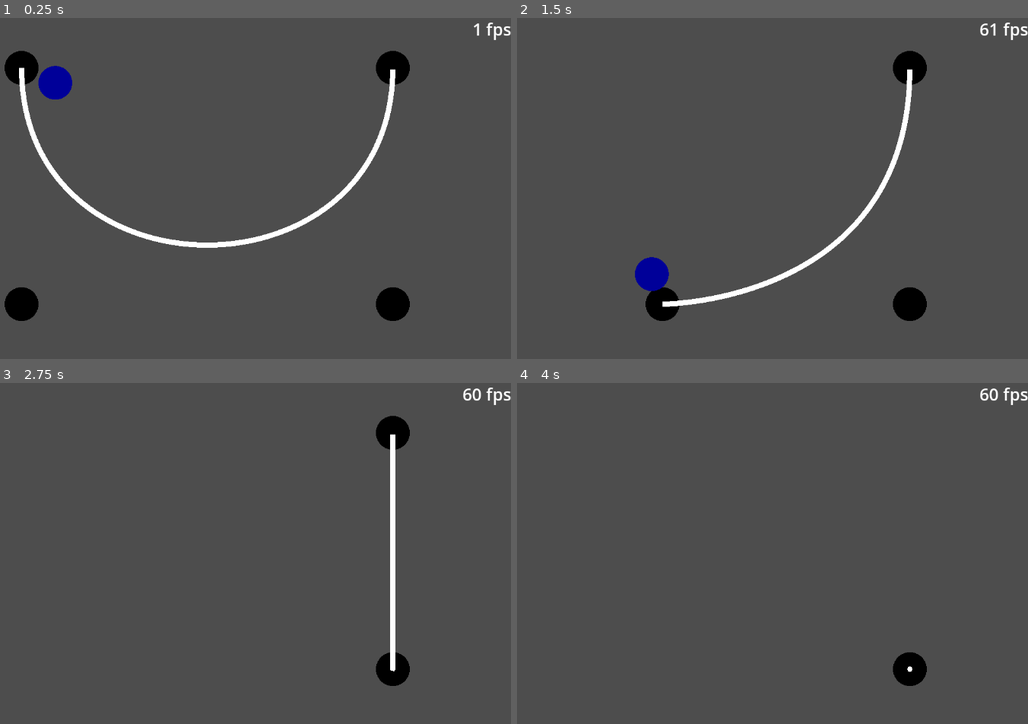
Above: before the commit, frames 1-4 (two rows, left to right).
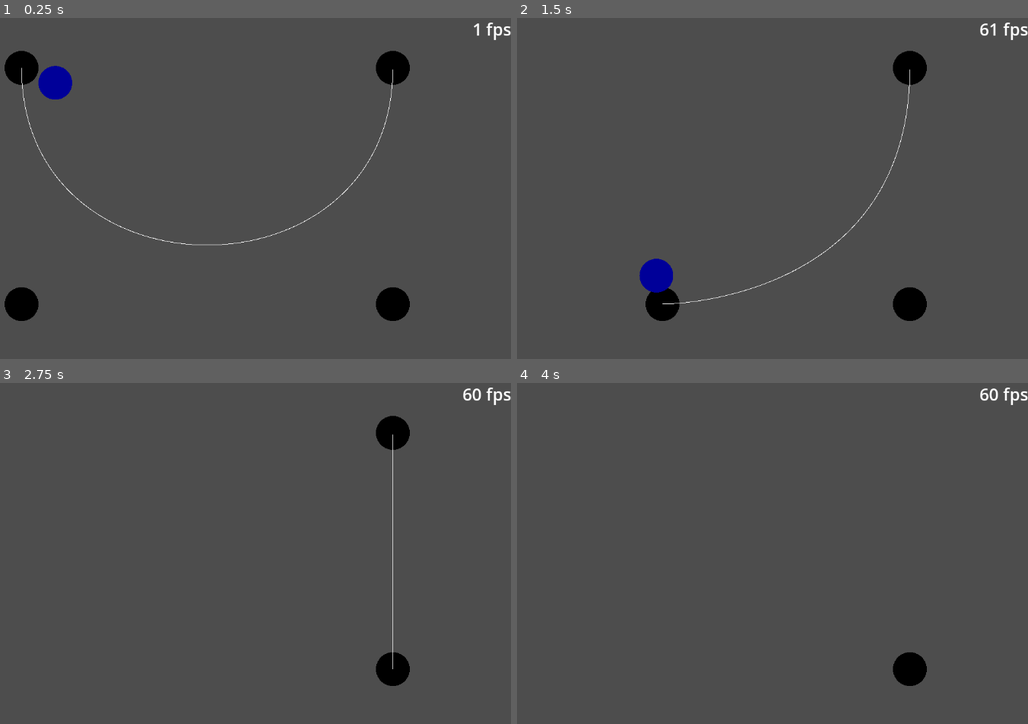
Above: after the commit, the same moments.

Repository: alideno/Godot-Cubic-Bezier-Curve-Generator
Game: Godot game, scene res://testing/testing_ground.tscn
Two runs of this game, one before a commit and one after it. Both use one fixed random seed, a clock stepped at 60 frames per second and the inputs below. Before the commit the project starts from res://testing_ground.tscn. The engine's default icon, where the game draws it, is replaced by a stand-in: a white triangle on a blue panel in a dark square.
Inputs (mouse positions are in pixels of both pictures, inside the frame that each line leads up to):
- Up to frame 1 (0.25 s): no input
- Up to frame 2 (1.5 s): drag from (537, 69) to (537, 304) at 0.52 s; drag from (537, 304) to (910, 304) at 1.27 s
- Up to frame 3 (2.75 s): click (393, 669) at 2.17 s
- Up to frame 4 (4 s): tap Enter at 2.75 s; drag from (910, 434) to (910, 669) at 2.77 s; tap Space at 3.5 s; move the mouse to (905, 604) at 3.52 s; click (905, 604) at 3.67 s

The runs differ from the first frame. In frame 1, 1.8% of the frame differs, in the area x 3-78%, y 14-68%; in frame 2, 1.4%; in frame 3, 0.7%; in frame 4, less than 0.1%.

Commit message:
replaced files

Diff:
--- a/scripts/cubic_bezier_curve.gd
+++ b/cubic_bezier_curve/cubic_bezier_curve.gd
@@ -1,3 +1,4 @@
+@tool
 extends Node2D
 
 @export var control_point1: Marker2D
@@ -5,13 +6,13 @@
 @export var control_point3: Marker2D
 @export var control_point4: Marker2D
 
-@export var step_size: float = 0.001
+var step_size: float = 0.001
 @export var width: float = 1.0
-@export var color: Color = Color.WHITE
+var color: Color = Color.WHITE
 
 @export var collision: bool = false
 
-var shader_res = preload("res://circle.gdshader")
+var shader_res = preload("res://testing/circle.gdshader")
 
 @onready var collision_shape : CollisionPolygon2D = $CollisionPolygon2D
 @onready var mesh_instance : MeshInstance2D = $MeshInstance2D
@@ -121,8 +122,8 @@
 		top_points.append_array(bottom_points)
 		collision_shape.set_deferred("polygon", top_points)
 
-	print("Initial vertex count: " + str(vertices.size()))
-	print("Final vertex count: " + str(final_vertices.size()))
+	#print("Initial vertex count: " + str(vertices.size()))
+	#print("Final vertex count: " + str(final_vertices.size()))
 
 
 
--- a/scenes/cubic_bezier_curve.tscn
+++ b/cubic_bezier_curve/cubic_bezier_curve.tscn
@@ -1,10 +1,9 @@
 [gd_scene format=3 uid="uid://cqee5c31uibbg"]
 
-[ext_resource type="Script" uid="uid://bwoxja6wuey8p" path="res://scripts/cubic_bezier_curve.gd" id="1_dmpkk"]
+[ext_resource type="Script" uid="uid://bwoxja6wuey8p" path="res://cubic_bezier_curve/cubic_bezier_curve.gd" id="1_dmpkk"]
 
 [node name="CubicBezierCurve" type="StaticBody2D" unique_id=417804616]
 script = ExtResource("1_dmpkk")
-collision = true
 
 [node name="MeshInstance2D" type="MeshInstance2D" parent="." unique_id=1164257067]
 
--- a/scripts/control_knob.gd
+++ b/testing/control_knob.gd
@@ -4,28 +4,22 @@
 var offset = Vector2.ZERO
 
 func _ready():
-	# Ensure the Area2D can detect mouse input
 	input_pickable = true
 
 func _input_event(_viewport, event, _shape_idx):
-	# Triggered when the mouse interacts with the CollisionShape2D
 	if event is InputEventMouseButton:
 		if event.button_index == MOUSE_BUTTON_LEFT:
 			if event.pressed:
-				# Start dragging and calculate how far the mouse is from the center
 				dragging = true
 				offset = global_position - get_global_mouse_position()
 			else:
-				# Stop dragging when button is released
 				dragging = false
 
 func _input(event):
-	# Global input check to stop dragging even if the mouse leaves the collision shape
 	if event is InputEventMouseButton:
 		if event.button_index == MOUSE_BUTTON_LEFT and not event.pressed:
 			dragging = false
 
 func _process(_delta):
 	if dragging:
-		# Update position while maintaining the initial click offset
 		global_position = get_global_mouse_position() + offset
--- a/scenes/control_knob.tscn
+++ b/testing/control_knob.tscn
@@ -1,7 +1,7 @@
 [gd_scene format=3 uid="uid://biamhtixd1i2f"]
 
-[ext_resource type="Script" uid="uid://cloug7pqu0vwb" path="res://scripts/control_knob.gd" id="1_4kcs8"]
-[ext_resource type="Shader" uid="uid://djesra41vm0ai" path="res://circle.gdshader" id="2_guy18"]
+[ext_resource type="Script" uid="uid://cloug7pqu0vwb" path="res://testing/control_knob.gd" id="1_4kcs8"]
+[ext_resource type="Shader" uid="uid://djesra41vm0ai" path="res://testing/circle.gdshader" id="2_guy18"]
 [ext_resource type="Texture2D" uid="uid://djkgoyfubmi2e" path="res://icon.svg" id="2_l00a0"]
 
 [sub_resource type="ShaderMaterial" id="ShaderMaterial_b2ky4"]
--- a/testing_ground.tscn
+++ b/testing/testing_ground.tscn
@@ -1,9 +1,9 @@
 [gd_scene format=3 uid="uid://bpecy6cebb3tm"]
 
-[ext_resource type="Script" uid="uid://ht4rd8u38mwt" path="res://testing_ground.gd" id="1_71d8t"]
-[ext_resource type="PackedScene" uid="uid://cqee5c31uibbg" path="res://scenes/cubic_bezier_curve.tscn" id="1_q4otm"]
-[ext_resource type="PackedScene" uid="uid://biamhtixd1i2f" path="res://scenes/control_knob.tscn" id="2_1aoan"]
-[ext_resource type="Shader" uid="uid://djesra41vm0ai" path="res://circle.gdshader" id="4_ytm02"]
+[ext_resource type="Script" uid="uid://ht4rd8u38mwt" path="res://testing/testing_ground.gd" id="1_71d8t"]
+[ext_resource type="PackedScene" uid="uid://cqee5c31uibbg" path="res://cubic_bezier_curve/cubic_bezier_curve.tscn" id="1_q4otm"]
+[ext_resource type="PackedScene" uid="uid://biamhtixd1i2f" path="res://testing/control_knob.tscn" id="2_1aoan"]
+[ext_resource type="Shader" uid="uid://djesra41vm0ai" path="res://testing/circle.gdshader" id="4_ytm02"]
 [ext_resource type="Texture2D" uid="uid://djkgoyfubmi2e" path="res://icon.svg" id="5_1phy5"]
 
 [sub_resource type="ShaderMaterial" id="ShaderMaterial_frp2q"]
@@ -38,12 +38,11 @@
 [node name="P4" type="Marker2D" parent="ControlKnob4" unique_id=1097105392]
 
 [node name="CubicBezierCurve" parent="." unique_id=1451203296 node_paths=PackedStringArray("control_point1", "control_point2", "control_point3", "control_point4") instance=ExtResource("1_q4otm")]
-position = Vector2(576, 328)
 control_point1 = NodePath("../ControlKnob/P1")
 control_point2 = NodePath("../ControlKnob2/P2")
 control_point3 = NodePath("../ControlKnob3/P3")
 control_point4 = NodePath("../ControlKnob4/P4")
-width = 10.0
+collision = true
 
 [node name="Label" type="Label" parent="." unique_id=1735841466]
 offset_left = 875.0
Renamed: scripts/cubic_bezier_curve.gd.uid -> cubic_bezier_curve/cubic_bezier_curve.gd.uid
Renamed: circle.gdshader -> testing/circle.gdshader
Renamed: circle.gdshader.uid -> testing/circle.gdshader.uid
Renamed: scripts/control_knob.gd.uid -> testing/control_knob.gd.uid
Renamed: testing_ground.gd -> testing/testing_ground.gd
Renamed: testing_ground.gd.uid -> testing/testing_ground.gd.uid
